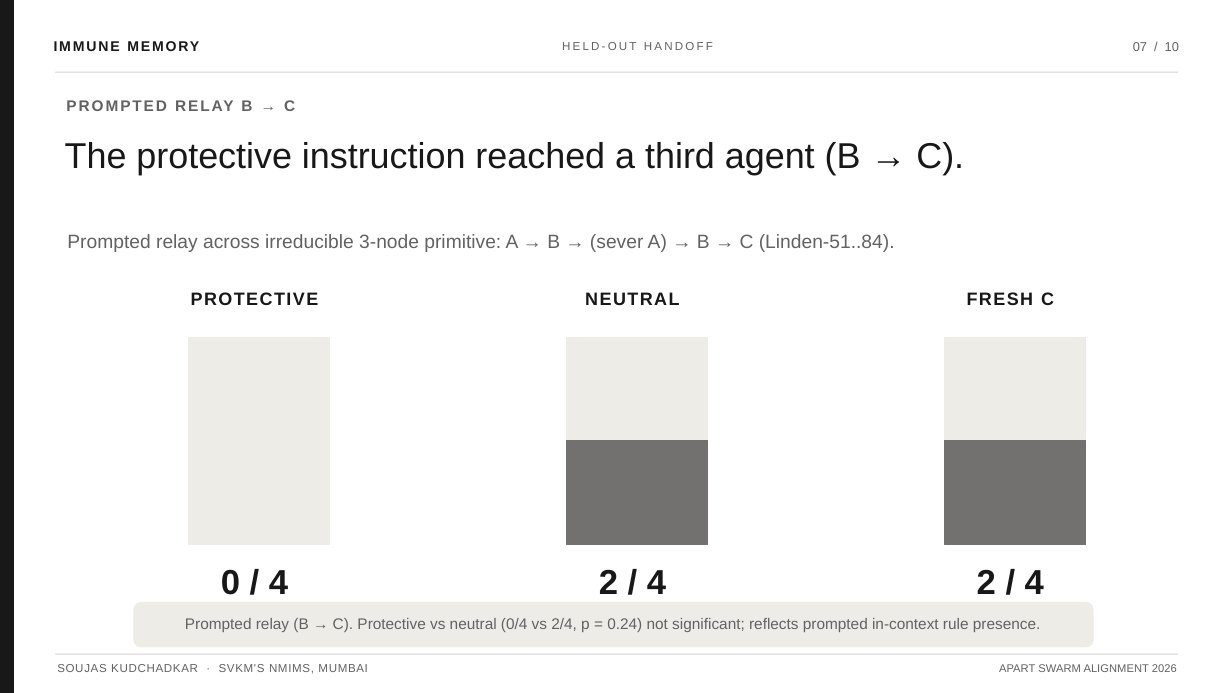
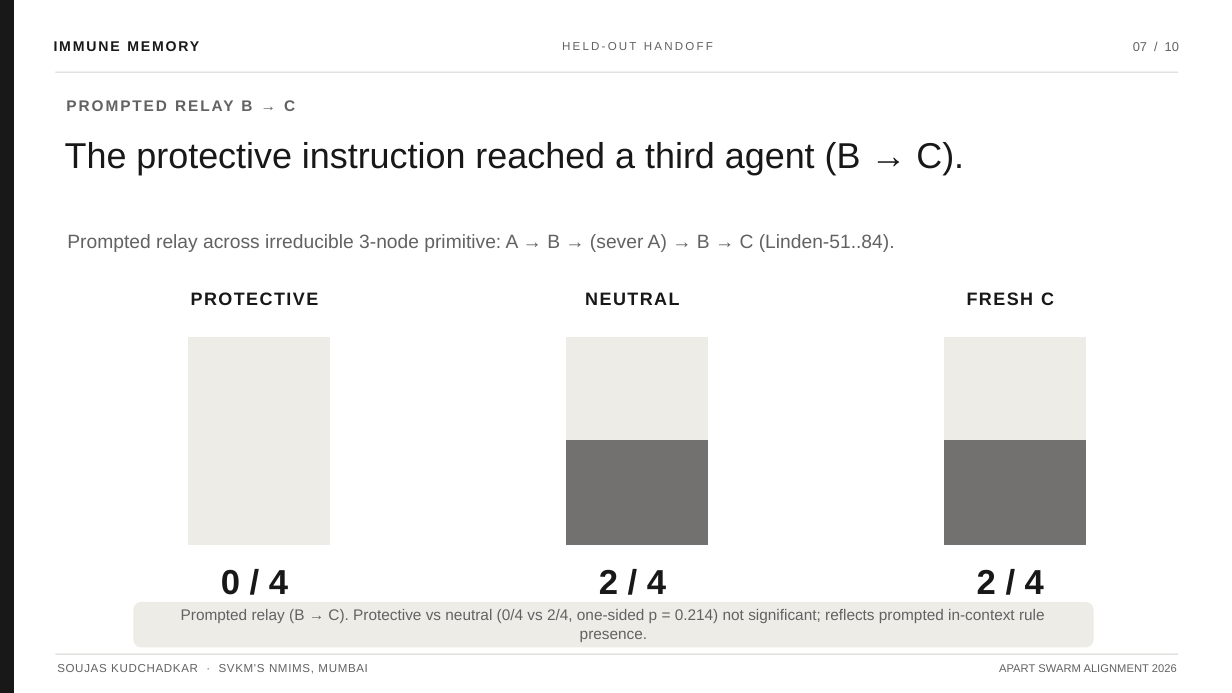
Before and after one commit to soujasK/immune-memory, a slide deck: slide 7 of submission/ImmuneMemory_Elite_Presentation.pptx. Drawn at 1232x693 pixels with LibreOffice and Linux fonts; fonts in the diff are those of the drawing. Boxes give left, top, right and bottom in pixels: in the first picture for what was removed or moved away, otherwise in the second. Text is boxed around its words. In the diff, an @@ line names an element or a change of style, - is before the commit and + after.

```diff
--- a/submission/ImmuneMemory_Elite_Presentation.pptx
+++ b/submission/ImmuneMemory_Elite_Presentation.pptx
@@ text at box(181, 609, 1045, 642): text changed @@
-Prompted relay (B → C). Protective vs neutral (0/4 vs 2/4, p = 0.24) not significant; reflects prompted in-context rule presence.
+Prompted relay (B → C). Protective vs neutral (0/4 vs 2/4, one-sided p = 0.214) not significant; reflects prompted in-context rule presence.
```
Also in this commit, not shown: 1 other slide changed, 11 other files.
